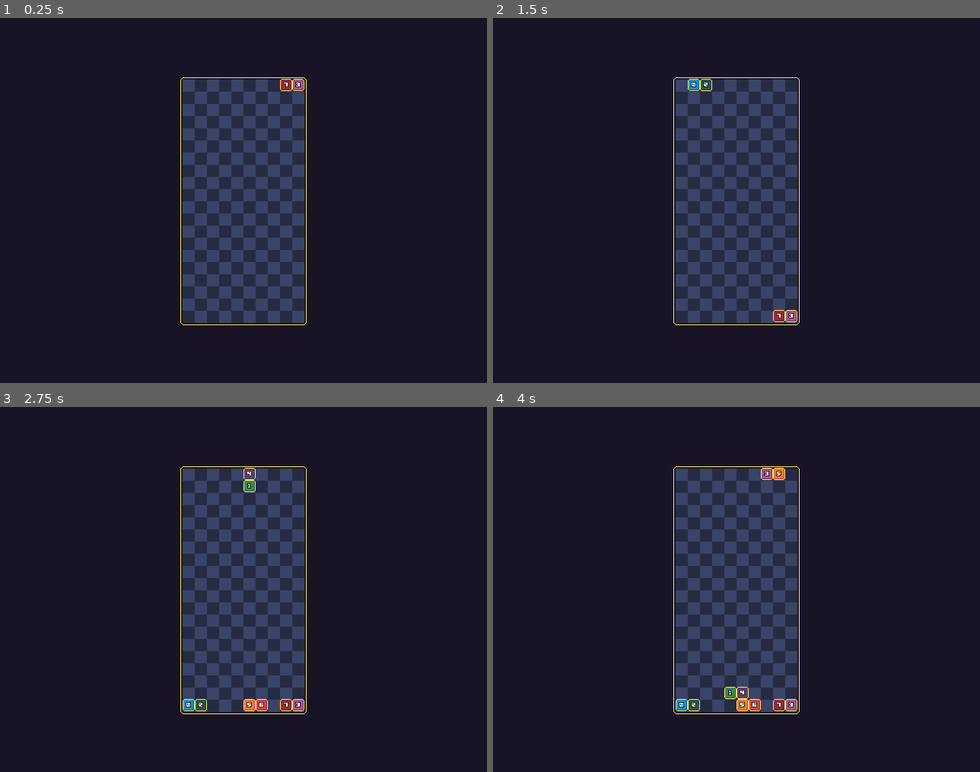
Above: before the commit, frames 1-4 (two rows, left to right).
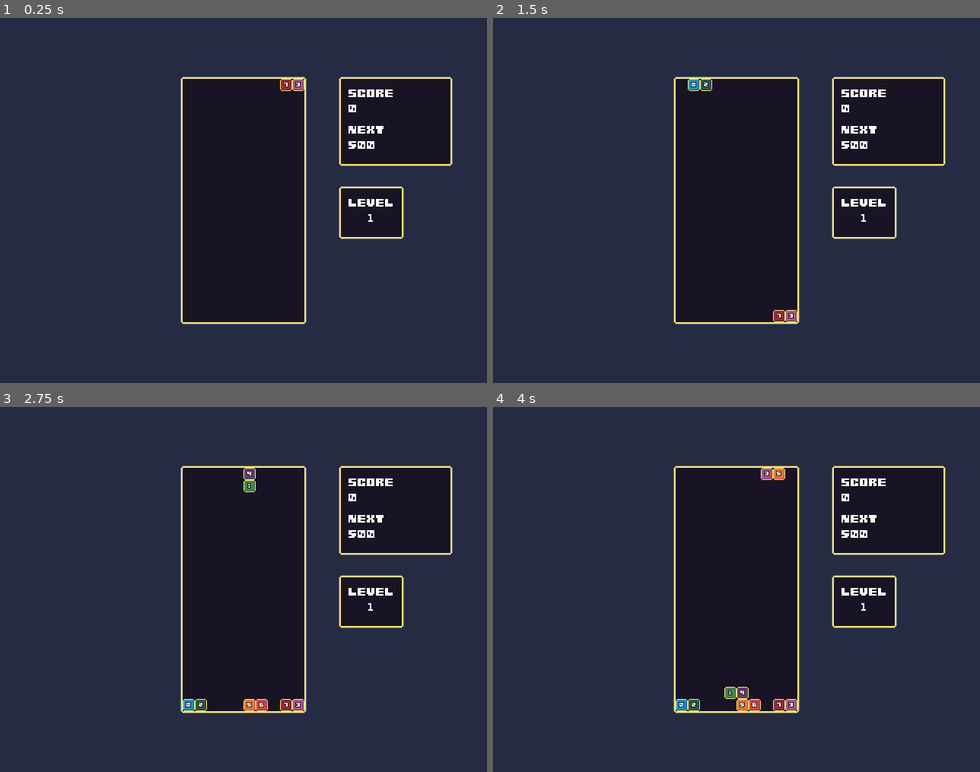
Above: after the commit, the same moments.

Repository: giraffekey/seven-seven-seven
Game: Godot game, scene res://main.tscn
Two runs of this game, one before a commit and one after it. Both use one fixed random seed, a clock stepped at 60 frames per second and the inputs below.
Inputs:
- Up to frame 1 (0.25 s): no input
- Up to frame 2 (1.5 s): tap Enter at 0.5 s; hold Right (right) 0.53-1.28 s; tap Z (fast_drop) at 0.6 s; hold Left (left) from 1.28 s (still down); tap Up (rotate) at 1.35 s
- Up to frame 3 (2.75 s): tap Space at 2 s; release Left (left) at 2.03 s; hold Right (right) from 2.03 s (still down); tap Z (fast_drop) at 2.1 s
- Up to frame 4 (4 s): release Right (right) at 2.78 s; hold Down (accelerate) 2.78-3.53 s; tap Up (rotate) at 2.85 s; hold Left (left) from 3.53 s (still down); tap Z (fast_drop) at 3.6 s

The runs differ from the first frame. In frame 1, 93% of the frame differs, in the area x 0-100%, y 0-100%; in frame 2, 93%; in frame 3, 93%; in frame 4, 93%.

Commit message:
Score and level text

Diff:
--- a/main.tscn
+++ b/main.tscn
@@ -1,8 +1,9 @@
-[gd_scene load_steps=6 format=3 uid="uid://fv4xmds6dq5a"]
+[gd_scene load_steps=10 format=3 uid="uid://fv4xmds6dq5a"]
 
 [ext_resource type="Script" uid="uid://calnsf1j3loqh" path="res://script.gd" id="1_ig7tw"]
 [ext_resource type="Texture2D" uid="uid://fgp5s7sqwo57" path="res://blocks.png" id="2_0xm2m"]
 [ext_resource type="Texture2D" uid="uid://drf7211st8ep6" path="res://background.png" id="2_h2yge"]
+[ext_resource type="FontFile" uid="uid://y5ngibex7jpg" path="res://8-bit.ttf" id="4_1bvp3"]
 
 [sub_resource type="TileSetAtlasSource" id="TileSetAtlasSource_h2yge"]
 texture = ExtResource("2_0xm2m")
@@ -17,6 +18,18 @@
 
 [sub_resource type="TileSet" id="TileSet_1bvp3"]
 sources/0 = SubResource("TileSetAtlasSource_h2yge")
+
+[sub_resource type="LabelSettings" id="LabelSettings_lquwl"]
+line_spacing = 4.0
+font = ExtResource("4_1bvp3")
+
+[sub_resource type="LabelSettings" id="LabelSettings_7mycd"]
+line_spacing = 4.0
+font = ExtResource("4_1bvp3")
+
+[sub_resource type="LabelSettings" id="LabelSettings_272bh"]
+line_spacing = 4.0
+font = ExtResource("4_1bvp3")
 
 [node name="Main" type="Node2D"]
 script = ExtResource("1_ig7tw")
@@ -44,6 +57,33 @@
 [node name="FastDropTimer" type="Timer" parent="."]
 wait_time = 0.25
 
+[node name="Score" type="Label" parent="."]
+offset_left = 456.0
+offset_top = 80.0
+offset_right = 584.0
+offset_bottom = 128.0
+text = "SCORE
+0"
+label_settings = SubResource("LabelSettings_lquwl")
+
+[node name="Next" type="Label" parent="."]
+offset_left = 456.0
+offset_top = 128.0
+offset_right = 584.0
+offset_bottom = 176.0
+text = "NEXT
+500"
+label_settings = SubResource("LabelSettings_7mycd")
+
+[node name="Level" type="Label" parent="."]
+offset_left = 456.0
+offset_top = 224.0
+offset_right = 584.0
+offset_bottom = 272.0
+text = "LEVEL
+      1"
+label_settings = SubResource("LabelSettings_272bh")
+
 [connection signal="timeout" from="FallTimer" to="." method="_on_fall_timer_timeout"]
 [connection signal="timeout" from="MoveLeftTimer" to="." method="_on_move_left_timer_timeout"]
 [connection signal="timeout" from="MoveRightTimer" to="." method="_on_move_right_timer_timeout"]
--- a/script.gd
+++ b/script.gd
@@ -5,12 +5,13 @@
 var row = 0
 var orientation = 0
 var score = 0
+var next = 500
 var level = 1
-var next_level = 500
 
 func _ready():
 	randomize()
 	spawn_block()
+	update_labels()
 
 func _process(_delta: float):
 	if Input.is_action_just_pressed("left"):
@@ -238,12 +239,12 @@
 								$BlockLayer.erase_cell(above)
 
 					var sevens = row_sum_found / 7
-					var pts = 100 * sevens * sevens
 					if len(row_seq_found) == sevens:
-						pts *= 2
-
-					score += pts
-					print("Score = ", score, " pts")
+						for i in range(1, sevens - 1):
+							score += 1000 * i
+					else:
+						for i in range(1, sevens + 1):
+							score += 100 * i
 				elif col_seq_found:
 					for seq_cell in col_seq_found:
 						$BlockLayer.erase_cell(seq_cell)
@@ -256,14 +257,20 @@
 							$BlockLayer.erase_cell(above)
 
 					var sevens = col_sum_found / 7
-					var pts = 100 * sevens * sevens
 					if len(col_seq_found) == sevens:
-						pts *= 2
-
-					score += pts
-					print("Score = ", score, " pts")
-
-				while score >= next_level:
+						for i in range(1, sevens - 1):
+							score += 1000 * i
+					else:
+						for i in range(1, sevens + 1):
+							score += 100 * i
+
+				while score >= next:
 					level += 1
-					next_level += level * 500
-					print("Level ", level)
+					next += level * 500
+
+				update_labels()
+
+func update_labels() -> void:
+	$Score.text = "SCORE\n" + str(score)
+	$Next.text = "NEXT\n" + str(next)
+	$Level.text = "LEVEL\n      " + str(level)
Binary file changed: background.aseprite
Binary file changed: background.png
